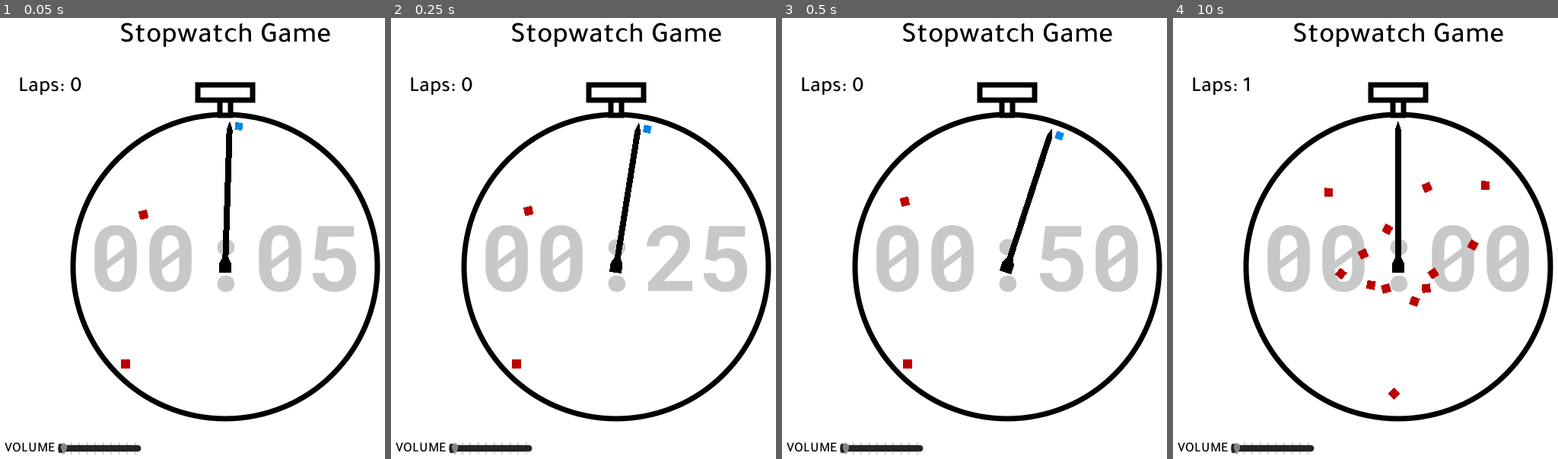
Above: before the commit, frames 1-4 (left to right).
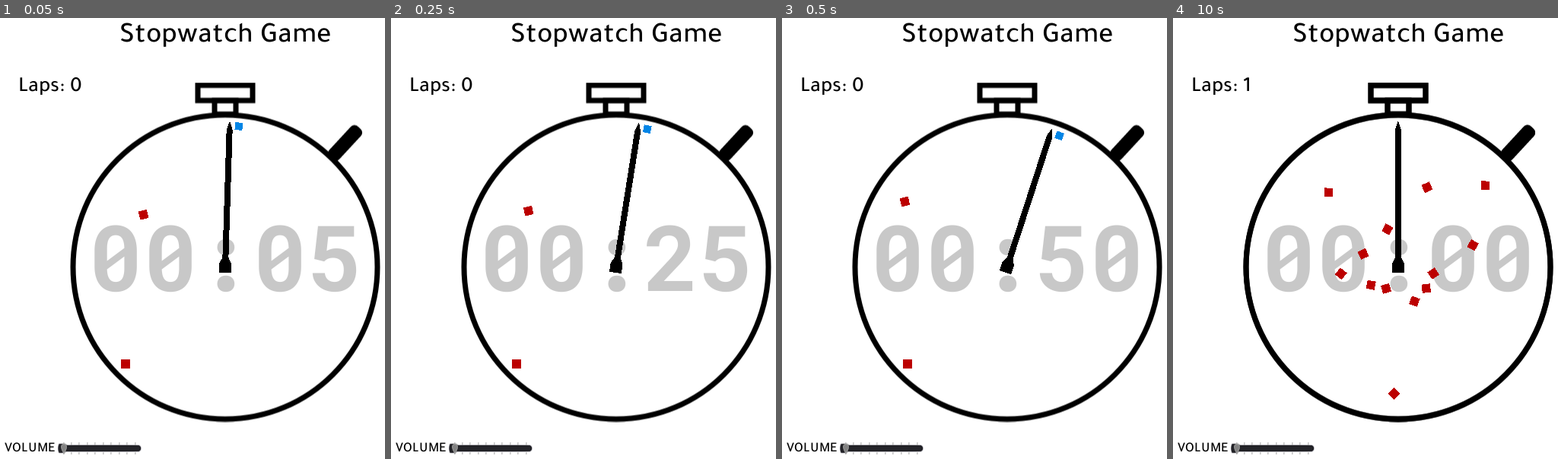
Above: after the commit, the same moments.

Repository: albertnez/10-second-laps
Game: Godot game, scene res://Scenes/GameWrapper.tscn
Two runs of this game, one before a commit and one after it. Both use one fixed random seed, a clock stepped at 60 frames per second and the inputs below.
Inputs:
- Up to frame 1 (0.05 s): no input
- Up to frame 2 (0.25 s): no input
- Up to frame 3 (0.5 s): no input
- Up to frame 4 (10 s): tap Space (action) every 0.75 s from 0.6 to 9.6 s

The runs differ from the first frame. In frame 1, 1.6% of the frame differs, in the area x 18-99%, y 14-92%; in frame 2, 1.6%; in frame 3, 1.6%; in frame 4, 1.4%.

Commit message:
Added fade effect

Diff:
--- a/Scenes/Game/World.gd
+++ b/Scenes/Game/World.gd
@@ -1,9 +1,12 @@
 extends Node2D
+
+const FadeExpandImage = preload("res://Scenes/Vfx/FadeExpandImage.tscn")
 
 onready var _needle_rotation := $"%ClockRotation"
 onready var _player := $"%Player"
 onready var _player_root_position := $"%PlayerRootPosition"
 onready var _enemy_spawner := $"%EnemySpawner"
+onready var _clock_background := $"%Background"
 
 onready var _timer_label := $"%TimerLabel"
 
@@ -25,6 +28,8 @@
 		_lap_timer = max(0.0, _lap_timer - 10.0)
 		_laps += 1
 		EventBus.emit_signal("laps_changed", _laps)
+		var fade_effect := FadeExpandImage.instance()
+		_clock_background.add_child(fade_effect)
 	_timer_label.text = ("%05.2f" % _lap_timer).replace(".", ":")
 
 
--- a/Scenes/Game/World.tscn
+++ b/Scenes/Game/World.tscn
@@ -20,8 +20,9 @@
 script = ExtResource( 3 )
 
 [node name="Background" type="Sprite" parent="."]
+unique_name_in_owner = true
+position = Vector2( 300, 321 )
 texture = ExtResource( 7 )
-centered = false
 
 [node name="ClockCenter" type="Node2D" parent="."]
 unique_name_in_owner = true
@@ -54,7 +55,6 @@
 text = "00:00"
 
 [node name="ReferenceForCenter" type="CollisionShape2D" parent="ClockCenter"]
-visible = false
 shape = SubResource( 2 )
 
 [node name="EnemySpawner" type="Node2D" parent="ClockCenter"]
--- /dev/null
+++ b/Scenes/Vfx/FadeExpandImage.gd
@@ -0,0 +1,5 @@
+extends Sprite
+
+
+func _ready() -> void:
+	pass
--- /dev/null
+++ b/Scenes/Vfx/FadeExpandImage.tscn
@@ -0,0 +1,81 @@
+[gd_scene load_steps=5 format=2]
+
+[ext_resource path="res://Scenes/Vfx/FadeExpandImage.gd" type="Script" id=1]
+[ext_resource path="res://Assets/Graphics/background.png" type="Texture" id=2]
+
+[sub_resource type="Animation" id=2]
+length = 0.001
+tracks/0/type = "value"
+tracks/0/path = NodePath(".:self_modulate")
+tracks/0/interp = 1
+tracks/0/loop_wrap = true
+tracks/0/imported = false
+tracks/0/enabled = true
+tracks/0/keys = {
+"times": PoolRealArray( 0 ),
+"transitions": PoolRealArray( 1 ),
+"update": 0,
+"values": [ Color( 1, 1, 1, 1 ) ]
+}
+tracks/1/type = "value"
+tracks/1/path = NodePath(".:scale")
+tracks/1/interp = 1
+tracks/1/loop_wrap = true
+tracks/1/imported = false
+tracks/1/enabled = true
+tracks/1/keys = {
+"times": PoolRealArray( 0 ),
+"transitions": PoolRealArray( 1 ),
+"update": 0,
+"values": [ Vector2( 1, 1 ) ]
+}
+
+[sub_resource type="Animation" id=1]
+resource_name = "fade"
+tracks/0/type = "value"
+tracks/0/path = NodePath(".:self_modulate")
+tracks/0/interp = 1
+tracks/0/loop_wrap = true
+tracks/0/imported = false
+tracks/0/enabled = true
+tracks/0/keys = {
+"times": PoolRealArray( 0, 1 ),
+"transitions": PoolRealArray( 1, 1 ),
+"update": 0,
+"values": [ Color( 1, 1, 1, 1 ), Color( 1, 1, 1, 0 ) ]
+}
+tracks/1/type = "value"
+tracks/1/path = NodePath(".:scale")
+tracks/1/interp = 1
+tracks/1/loop_wrap = true
+tracks/1/imported = false
+tracks/1/enabled = true
+tracks/1/keys = {
+"times": PoolRealArray( 0, 1 ),
+"transitions": PoolRealArray( 1, 1 ),
+"update": 0,
+"values": [ Vector2( 1, 1 ), Vector2( 1.5, 1.5 ) ]
+}
+tracks/2/type = "method"
+tracks/2/path = NodePath(".")
+tracks/2/interp = 1
+tracks/2/loop_wrap = true
+tracks/2/imported = false
+tracks/2/enabled = true
+tracks/2/keys = {
+"times": PoolRealArray( 1 ),
+"transitions": PoolRealArray( 1 ),
+"values": [ {
+"args": [  ],
+"method": "queue_free"
+} ]
+}
+
+[node name="FadeExpandImage" type="Sprite"]
+texture = ExtResource( 2 )
+script = ExtResource( 1 )
+
+[node name="AnimationPlayer" type="AnimationPlayer" parent="."]
+autoplay = "fade"
+anims/RESET = SubResource( 2 )
+anims/fade = SubResource( 1 )
--- a/project.godot
+++ b/project.godot
@@ -63,4 +63,5 @@
 
 [rendering]
 
+environment/default_clear_color=Color( 1, 1, 1, 1 )
 environment/default_environment="res://default_env.tres"
Binary file changed: Assets/Graphics/background.png
Not shown, changed: Assets/Graphics/background.psd
